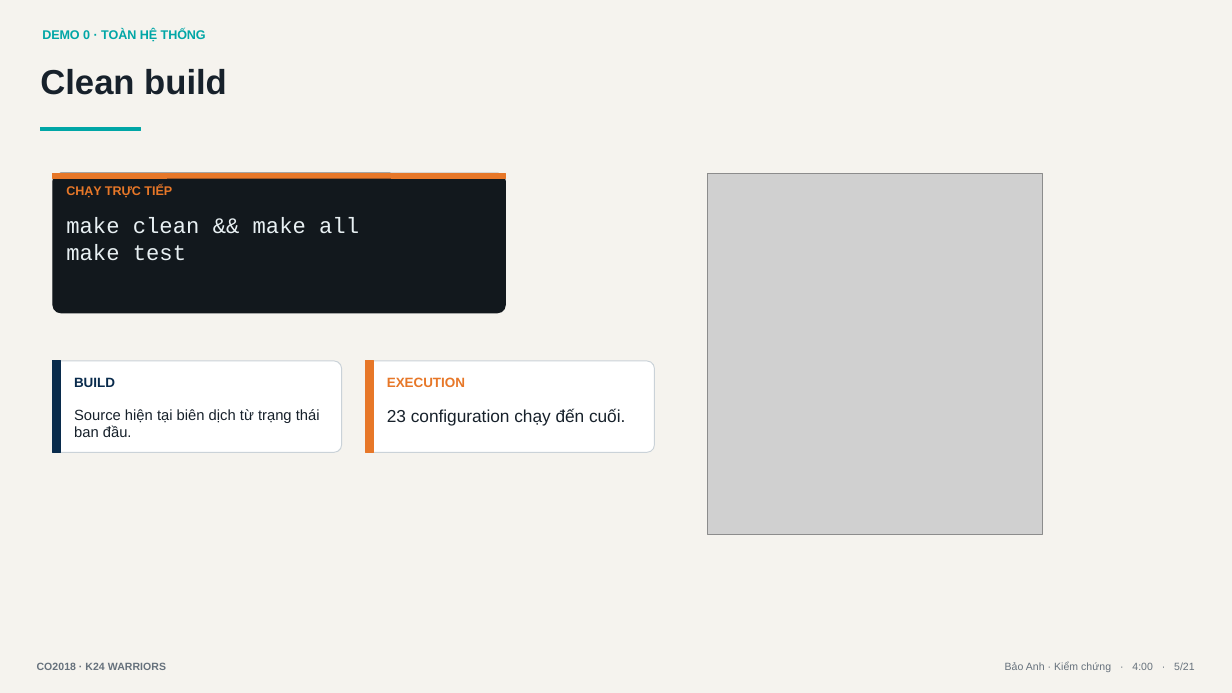
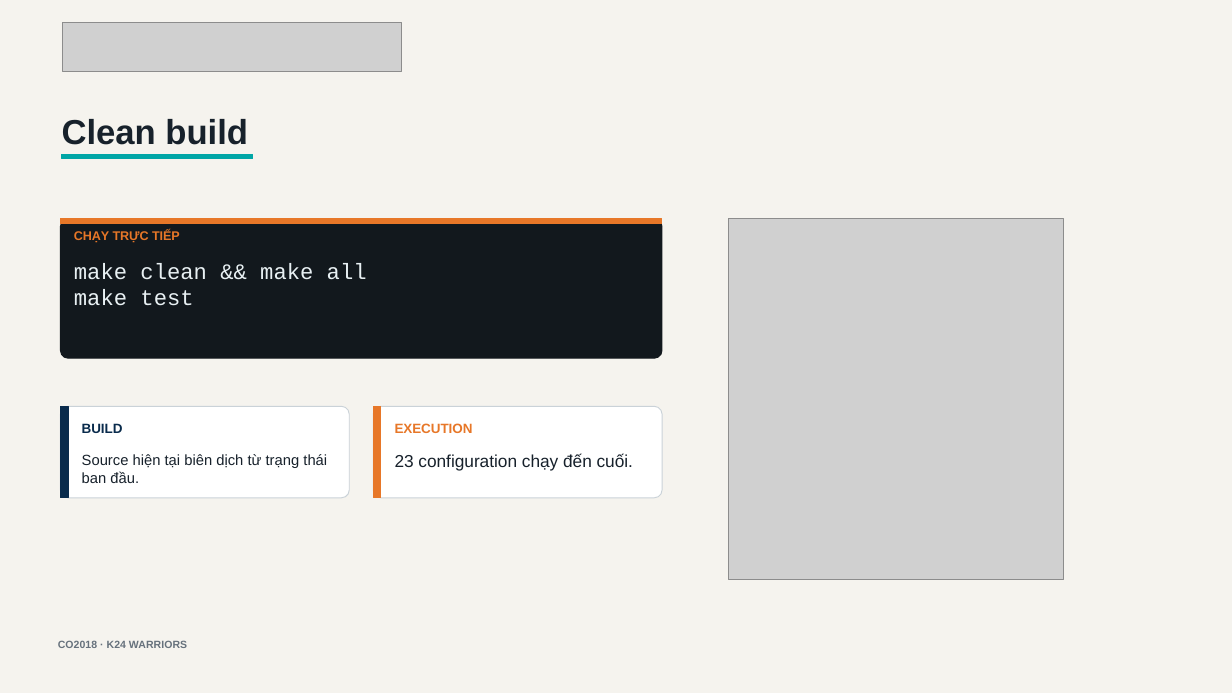
Before and after one commit to tranbaoanh21/os-assignment, a slide deck: slide 3 of os_simulator_demo_slides.pptx. Drawn at 1232x693 pixels with LibreOffice and Linux fonts; fonts in the diff are those of the drawing; grey boxes stand for pictures. Boxes give left, top, right and bottom in pixels: in the first picture for what was removed or moved away, otherwise in the second. Text is boxed around its words. In the diff, an @@ line names an element or a change of style, - is before the commit and + after.

Commit message:
prepare final live demo with paging tests

```diff
--- a/os_simulator_demo_slides.pptx
+++ b/os_simulator_demo_slides.pptx
@@ rectangle removed at (x1=41, y1=23, x2=329, y2=50) @@
-DEMO 0 · TOÀN HỆ THỐNG
@@ picture added at (x1=63, y1=22, x2=402, y2=71) @@
@@ rectangle "Clean build" moved from (x1=39, y1=55, x2=1189, y2=123) to (x1=60, y1=106, x2=1211, y2=174) @@
@@ rectangle resized from (x1=41, y1=128, x2=140, y2=131) to (x1=62, y1=154, x2=253, y2=159) @@
@@ rectangle at (x1=62, y1=154, x2=253, y2=159): mirrored @@
@@ rounded rectangle resized from (x1=53, y1=174, x2=506, y2=313) to (x1=60, y1=219, x2=662, y2=359) @@
@@ rectangle resized from (x1=53, y1=174, x2=506, y2=178) to (x1=60, y1=219, x2=662, y2=224) @@
@@ picture moved from (x1=708, y1=174, x2=1043, y2=535) to (x1=729, y1=219, x2=1065, y2=580) @@
@@ 6 rectangles, 2 rounded rectangles moved together from (x1=53, y1=181, x2=654, y2=453) to (x1=60, y1=226, x2=662, y2=498) @@
@@ rectangle "EXECUTION" moved from (x1=385, y1=372, x2=643, y2=399) to (x1=393, y1=418, x2=651, y2=445) @@
@@ rectangle "23 configuration chạy đến cuối." moved from (x1=385, y1=403, x2=643, y2=443) to (x1=393, y1=449, x2=651, y2=489) @@
@@ rectangle "CO2018 · K24 WARRIORS" moved from (x1=35, y1=658, x2=286, y2=679) to (x1=55, y1=636, x2=306, y2=657) @@
@@ rectangle removed at (x1=818, y1=658, x2=1197, y2=679) @@
-Bảo Anh · Kiểm chứng · 4:00 · 5/21
```
Also in this commit, not shown: 16 other slides changed, 3 slides added, 1 slide removed, 14 other files.
